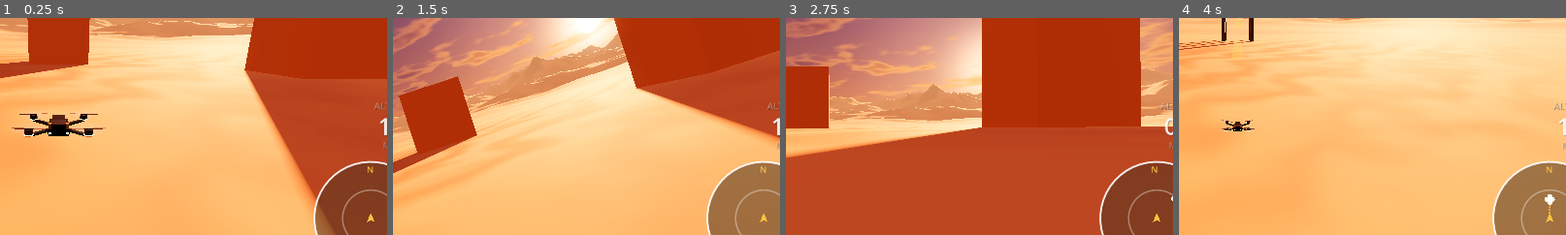
Above: before the commit, frames 1-4 (left to right).
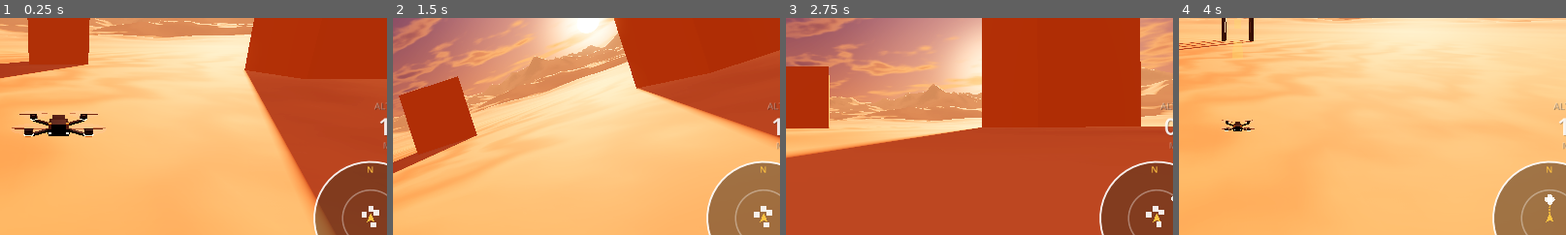
Above: after the commit, the same moments.

Repository: avdrav1/drone-sports
Game: Godot game, scene res://scenes/debug_flight.tscn
Same seed, same stepped clock (60 frames per second), same inputs: the game is played once before the commit and once after it.
Inputs (mouse positions are % of the whole screen's width and height, from its top left):
- Up to frame 1 (0.25 s): no input
- Up to frame 2 (1.5 s): click "Expert: all assists off" at 0.5 s; tap Enter (ui_accept) at 1.25 s; move the mouse to (72, 45) at 1.27 s; hold Right (roll_right) from 1.28 s (still down); hold C (cycle_camera) from 1.28 s (still down); click (72, 45) at 1.42 s
- Up to frame 3 (2.75 s): tap Enter (ui_accept) at 1.52 s; release Right (roll_right) at 2 s; release C (cycle_camera) at 2 s; drag from (30, 55) to (45, 70) at 2.02 s
- Up to frame 4 (4 s): move the mouse to (60, 28) at 2.77 s; hold Right (roll_right) 2.78-3.5 s; hold L (start_inspection_job) 2.78-3.5 s; tap Enter (ui_accept) at 3.5 s; drag from (45, 70) to (20, 35) at 3.52 s
The pictures show only the part of the screen within x 42-92%, y 25-75%; the shares and areas given below are measured in that part.

The runs differ from the first frame. In frame 1, 0.1% of the frame differs, in the area x 93-98%, y 86-97%; in frame 2, 0.2%; in frame 3, 0.1%; in frame 4, nothing differs.

Commit message:
Story 10.7: Sandbox boxes on the radar
Co-Authored-By: Claude Opus 5.5 <noreply@anthropic.com>

Diff:
--- a/scenes/debug_flight.tscn
+++ b/scenes/debug_flight.tscn
@@ -21,6 +21,7 @@
 [ext_resource type="Script" path="res://scripts/ui/map_screen.gd" id="84_map"]
 
 [ext_resource type="PackedScene" path="res://scenes/nav/jammer.tscn" id="87_jammer"]
+[ext_resource type="Script" path="res://scripts/nav/map_marker.gd" id="88_marker"]
 
 [sub_resource type="BoxShape3D" id="box_shape"]
 size = Vector3(4, 4, 4)
@@ -51,6 +52,11 @@
 [node name="Mesh" type="MeshInstance3D" parent="Boxes/Box1"]
 mesh = SubResource("box_mesh")
 
+[node name="MapMarker" type="Node3D" parent="Boxes/Box1"]
+script = ExtResource("88_marker")
+label = "Box 1"
+icon = &"square"
+
 [node name="Box2" type="StaticBody3D" parent="Boxes"]
 transform = Transform3D(1, 0, 0, 0, 3, 0, 0, 0, 1, 12, 6, -12)
 
@@ -59,6 +65,11 @@
 
 [node name="Mesh" type="MeshInstance3D" parent="Boxes/Box2"]
 mesh = SubResource("box_mesh")
+
+[node name="MapMarker" type="Node3D" parent="Boxes/Box2"]
+script = ExtResource("88_marker")
+label = "Box 2"
+icon = &"square"
 
 [node name="Box3" type="StaticBody3D" parent="Boxes"]
 transform = Transform3D(5, 0, 0, 0, 1, 0, 0, 0, 1, -14, 2, -8)
@@ -69,6 +80,11 @@
 [node name="Mesh" type="MeshInstance3D" parent="Boxes/Box3"]
 mesh = SubResource("box_mesh")
 
+[node name="MapMarker" type="Node3D" parent="Boxes/Box3"]
+script = ExtResource("88_marker")
+label = "Box 3"
+icon = &"square"
+
 [node name="Box4" type="StaticBody3D" parent="Boxes"]
 transform = Transform3D(1, 0, 0, 0, 1, 0, 0, 0, 1, 6, 2, 14)
 
@@ -77,6 +93,11 @@
 
 [node name="Mesh" type="MeshInstance3D" parent="Boxes/Box4"]
 mesh = SubResource("box_mesh")
+
+[node name="MapMarker" type="Node3D" parent="Boxes/Box4"]
+script = ExtResource("88_marker")
+label = "Box 4"
+icon = &"square"
 
 [node name="Drone" parent="." node_paths=PackedStringArray("intent_source") instance=ExtResource("4_drone")]
 transform = Transform3D(1, 0, 0, 0, 1, 0, 0, 0, 1, 0, 1, 0)
--- a/tests/test_radar.gd
+++ b/tests/test_radar.gd
@@ -1,6 +1,7 @@
 extends RefCounted
 # Story 10.2: radar minimap. Heading-up, scaled, clamped to the rim, and in the
-# test race it shows the opponents and lights the next gate.
+# test race it shows the opponents and lights the next gate. Story 10.7: the
+# sandbox boxes show too.
 
 const Sim = preload("res://tests/sim.gd")
 
@@ -57,3 +58,17 @@
 	var ok := drones == 3 and lit == [race_hud.next_gate()] and radar.texture != null
 	scene.free()
 	return ok
+
+func test_sandbox_boxes_on_radar() -> bool:
+	var scene: Node = Sim.add(load("res://scenes/debug_flight.tscn").instantiate())
+	await Sim.process_frames(3)
+	var radar: Radar = scene.get_node("HUD/Radar")
+	var boxes := []
+	for b in radar.blips():
+		if (b.marker as MapMarker).get_parent().get_parent() == scene.get_node("Boxes"):
+			boxes.append(b)
+	var ok := boxes.size() == 4
+	for b in boxes:
+		ok = ok and b.marker.icon == &"square" and b.marker.global_position.is_equal_approx(b.marker.get_parent().global_position)
+	scene.free()
+	return ok
Not shown: 1 places in scenes/debug_flight.tscn that only renumber resources
Not shown, changed: docs/BACKLOG.md
